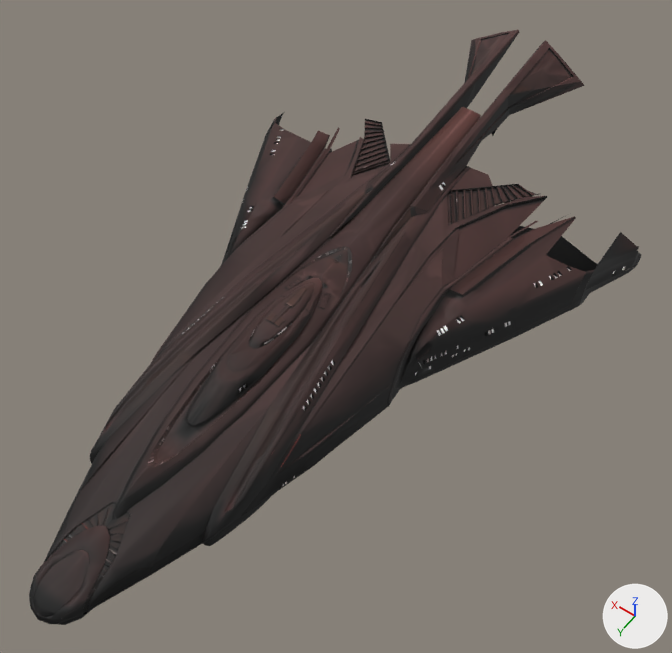
What one commit did to the OBJ model moontest-master/moontest/models/spacestation/spacestation12half.obj.
Before and after are seen from a 50 mm camera at (-1.73, 4.81, 3.56) aimed at (-0.11, 2.54, 0.0). Lighting does not change. The marker at lower right points along +X, +Y and +Z. Where no turn or scale is listed for an object, it has been applied to the vertices. Vertices at the same position are counted once.

Before the edit, the objects in view are built like this:
```python
me_circle_000 = bpy.data.meshes.new('Circle.000')
me_circle_000.from_pydata(...)  # 7125 vertices, 13644 faces, 8 loose edges; spans x -1.13..1.07, y 0.5..4.39, z -0.26..0.45
me_circle_000.materials.append(mat_spacestationbaked)  # picture img_spacestationbakedimg_png
ob_circle_000 = bpy.data.objects.new('Circle.000', me_circle_000)
ob_circle_000.location = (0.0, 0.0, 0.0)
```
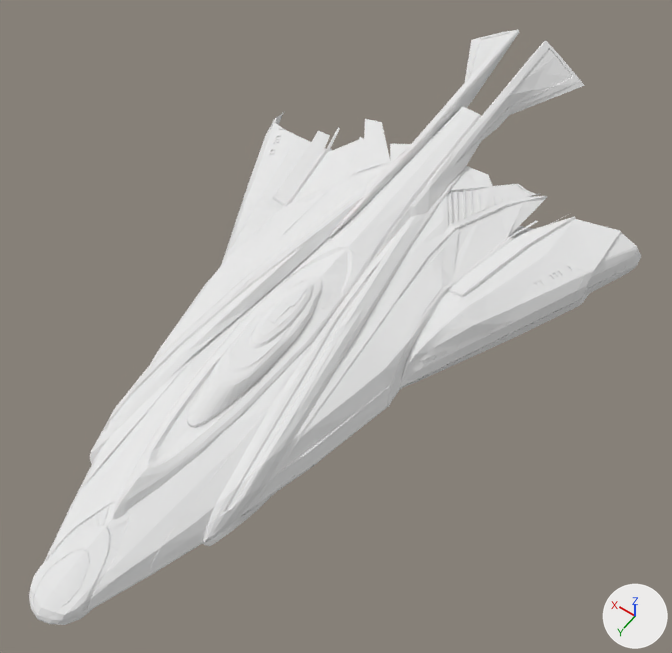
The newer file is also rescaled (x25.4), turned or shifted as a whole; pictures and numbers use the older file's frame.

The change, as a list of edits to the scene's bpy script:
```text
Add mat_white:
    mat_white = principled_material('White')
    mat_white.base_color = (0.8, 0.8, 0.8)  # white #e7e7e7
    mat_white.roughness = 1.0
Change me_circle_000:
    used by ob_circle_000; location = (0.0, 0.0, 0.0)
    remove me_circle_000.from_pydata(...)  # 7125 vertices, 13644 faces, 8 loose edges; spans x -1.13..1.07, y 0.5..4.39, z -0.26..0.45
    add me_circle_000.from_pydata(...)  # 10681 vertices, 23522 faces; spans x -1.13..1.07, y 0.5..4.39, z -0.26..0.45
    me_circle_000 part 1: 131 vertices moved within x -1.12..0.79, y 1.28..4.27, z -0.25..0.3; 247 vertices removed from x -1.12..0.99, y 1.14..4.28, z -0.25..0.3; 3803 vertices added at x -1.13..1.0, y 1.28..4.39, z -0.25..0.3
    me_circle_000 part 2: 8443 faces spanning x -1.12..1.07, y 0.5..4.39, z -0.26..0.45 switch from mat_spacestationbaked (picture img_spacestationbakedimg_png) to mat_white (white #e7e7e7)
```

Where the change shows, as pixel boxes (x1, y1, x2, y2) in the pictures (672 x 653 px):
part 1 of me_circle_000, built on
    before: (57, 119, 639, 612)
    after: (41, 115, 638, 625)
part 2 of me_circle_000, recoloured
    both: (29, 30, 640, 624)
